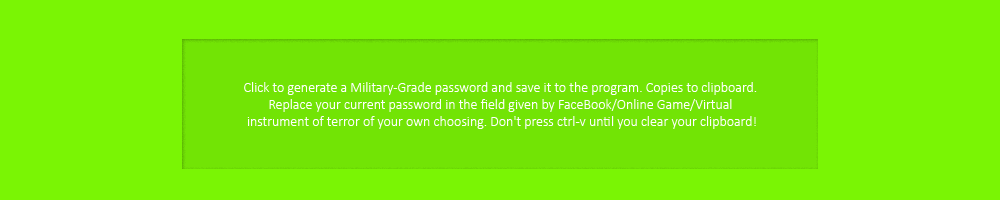
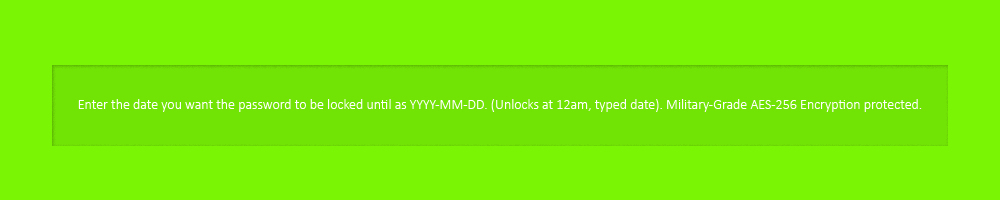
Two versions of the same layered image (1000px x 200px). Layer-by-layer changes:
removed layer "Layer 1" over (52, 39, 948, 169)
added layer "Layer 2" above "Layer 3" over (52, 39, 948, 169)
added layer "Layer 3" over (52, 39, 948, 169)
